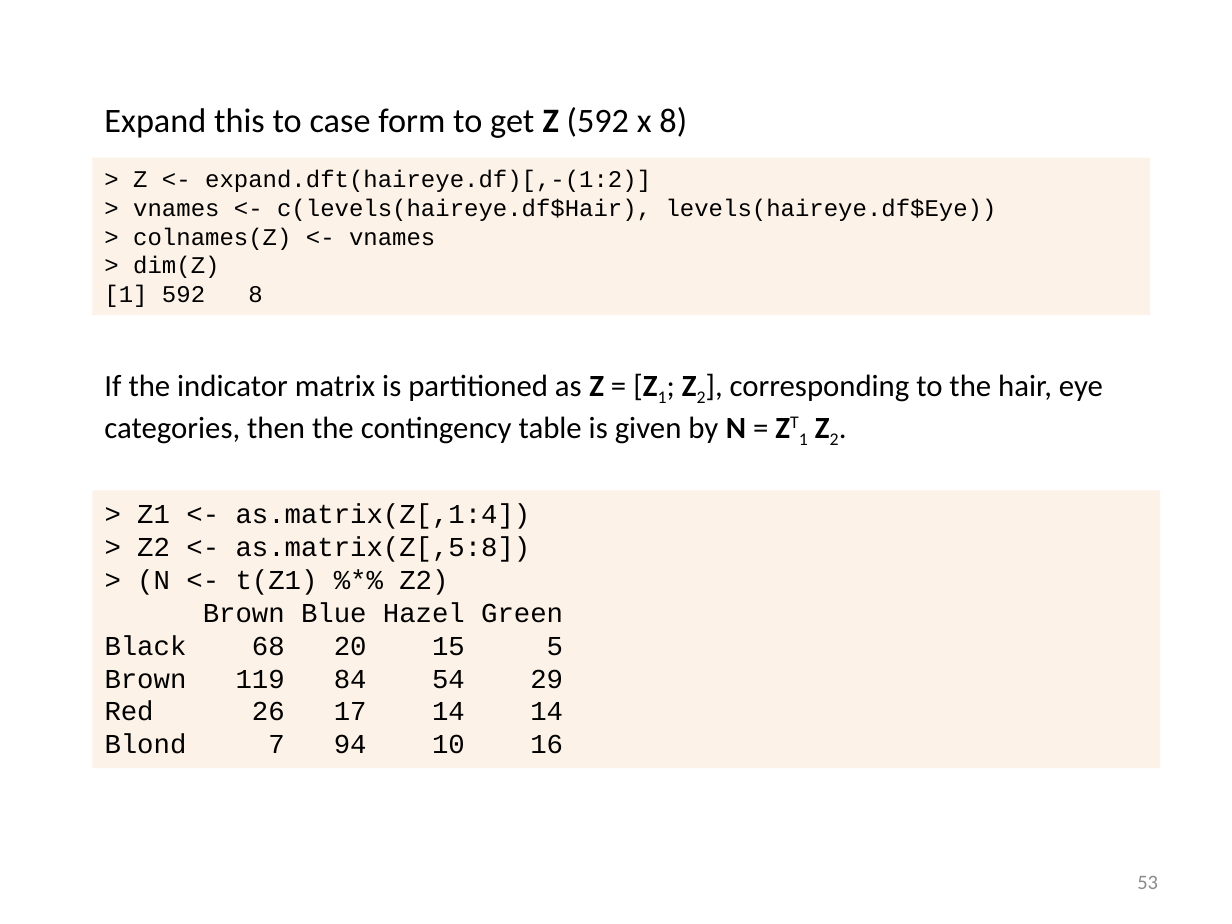
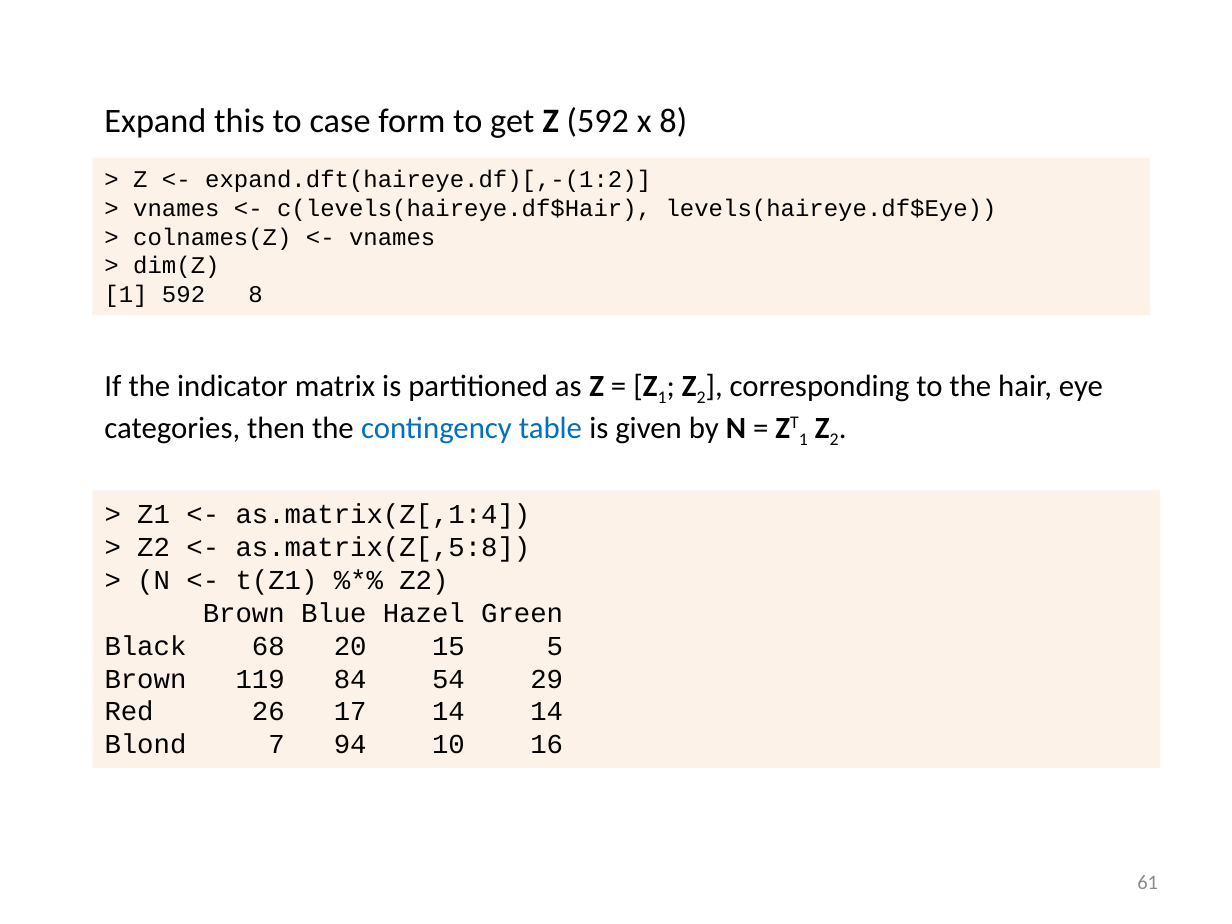
Before and after one commit to friendly/psy6136, a slide deck: slide 61 of lectures/05-Corresp.pptx (slide 53 before the commit). Drawn at 1232x924 pixels with LibreOffice and Linux fonts; fonts in the diff are those of the drawing. Boxes give left, top, right and bottom in pixels: in the first picture for what was removed or moved away, otherwise in the second. Text is boxed around its words. In the diff, an @@ line names an element or a change of style, - is before the commit and + after.

```diff
--- a/lectures/05-Corresp.pptx
+++ b/lectures/05-Corresp.pptx
@@ text "If the indicator matrix is ..." at [104, 374, 1103, 444]: text colour #000000 to #0070C0 in "contingency table" @@
@@ page number at [1137, 875, 1158, 889]: text changed @@
-53
+61
```
Also in this commit, not shown: 9 other slides changed, 8 slides added, 5 other files.
